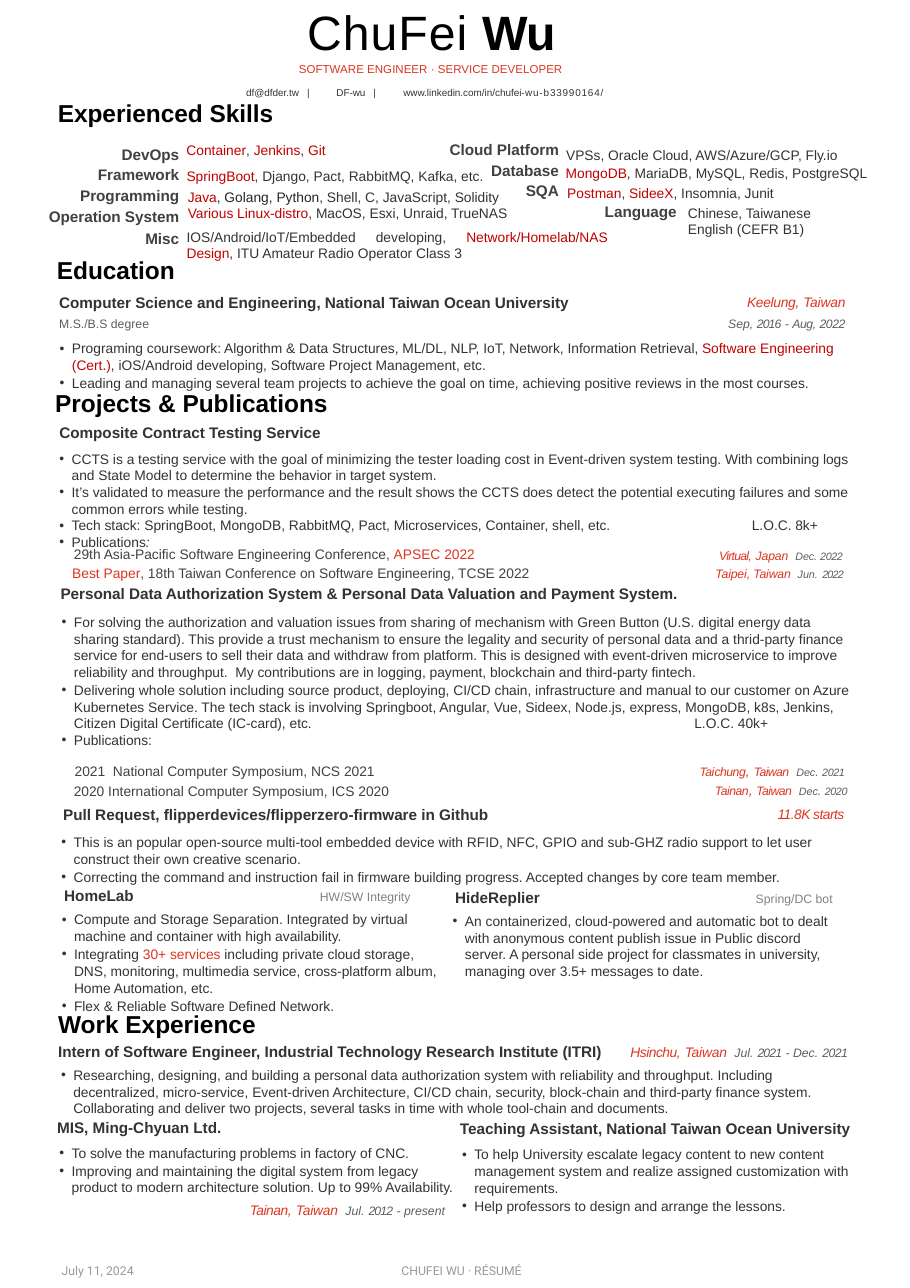
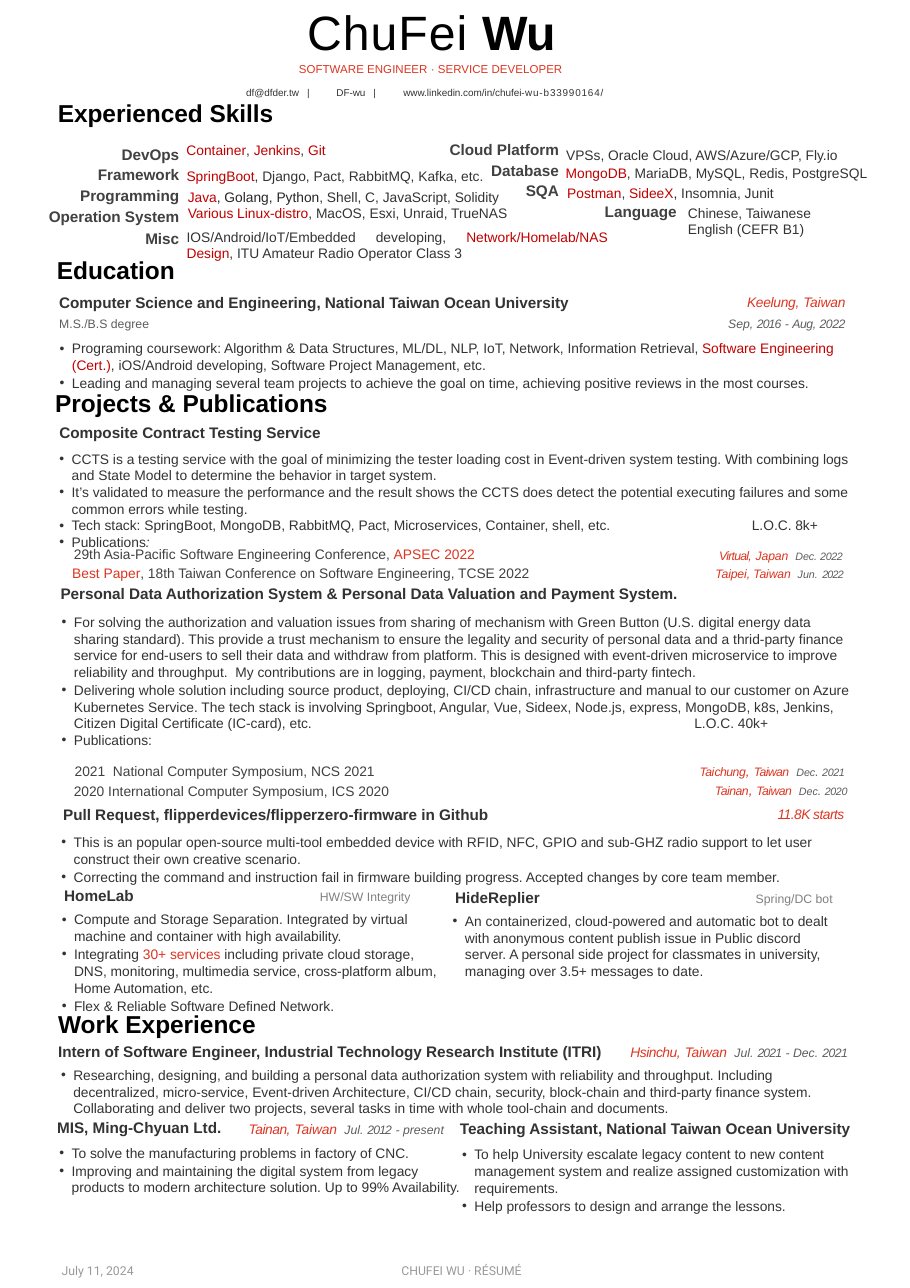
Before and after one commit to DF-wu/resume, a slide deck: slide 1 of source/CHUFEIWU_Resume.pptx. Drawn at 910x1288 pixels with LibreOffice and Linux fonts; fonts in the diff are those of the drawing; background and template pictures are left out. Boxes give left, top, right and bottom in pixels: in the first picture for what was removed or moved away, otherwise in the second. Text is boxed around its words. In the diff, an @@ line names an element or a change of style, - is before the commit and + after.

```diff
--- a/source/CHUFEIWU_Resume.pptx
+++ b/source/CHUFEIWU_Resume.pptx
@@ text "Tainan, Taiwan Jul. 2012 ‑ ...": place and size @@
-text "Tainan, Taiwan Jul. 2012 ‑ ..." at [250, 1205, 445, 1218]
+text "Tainan, Taiwan Jul. 2012 ‑ ..." at [249, 1124, 444, 1137]
@@ text at [72, 1166, 460, 1195]: text changed @@
-• Improving and maintaining the digital system from legacy product to modern architecture solution. Up to 99% Availability.
+• Improving and maintaining the digital system from legacy products to modern architecture solution. Up to 99% Availability.
```
Also in this commit, not shown: 2 other files.
